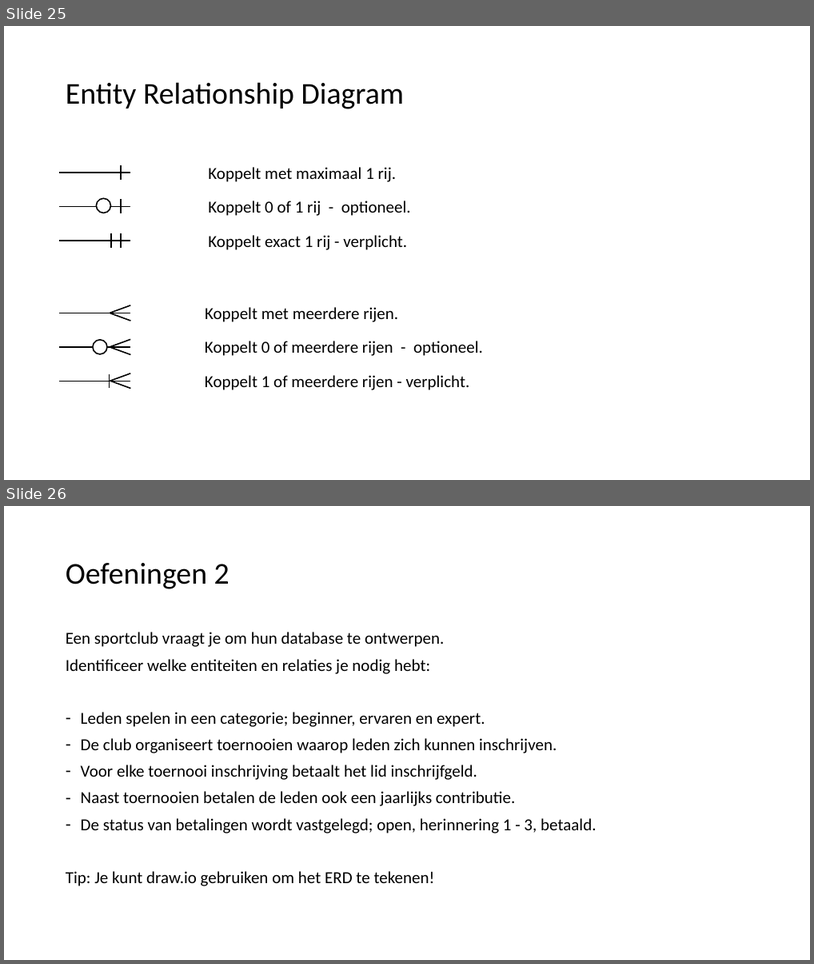
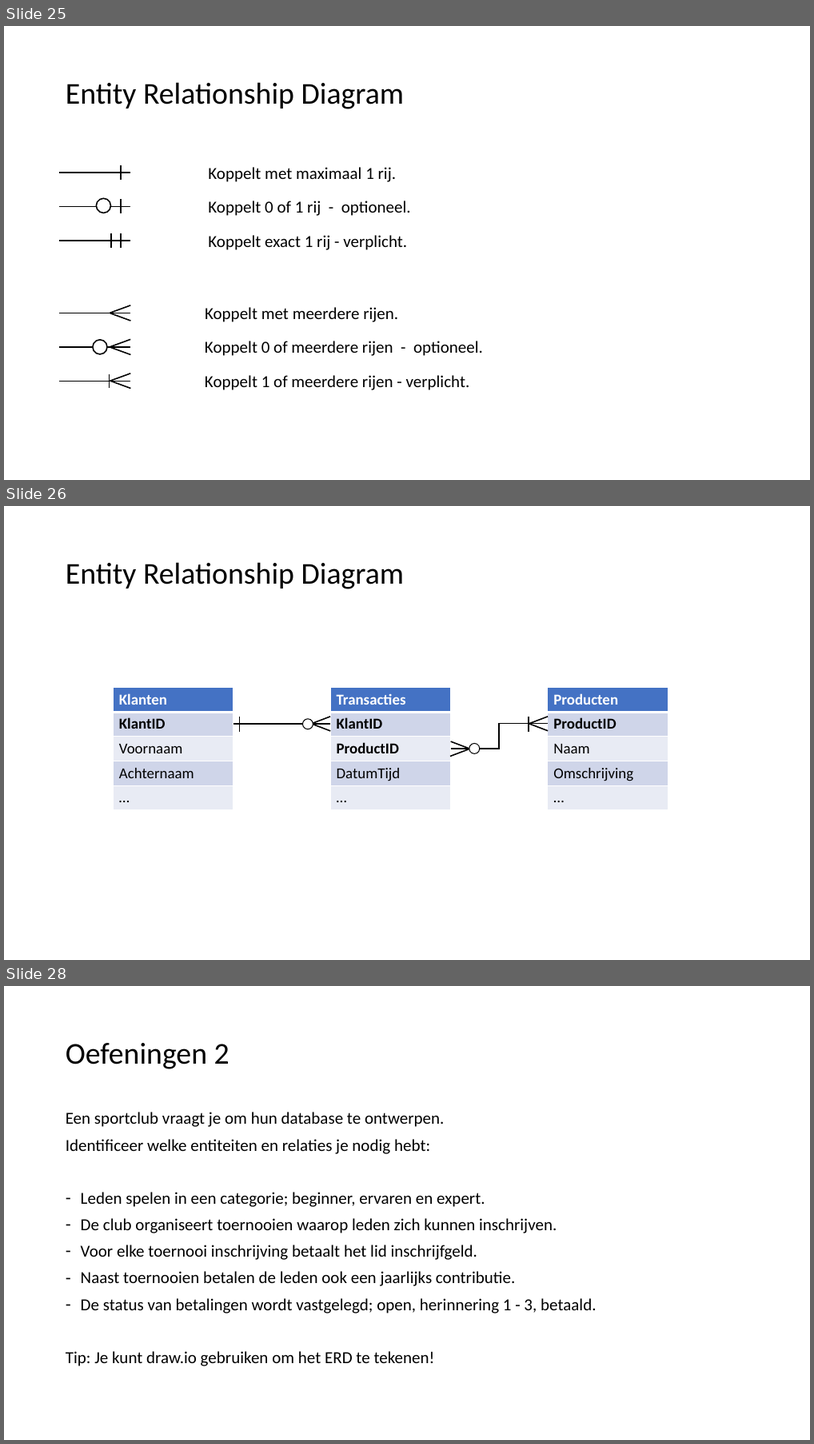
Before and after one commit to LFKoning/sql-cursus, a slide deck: 2_database_design/2_database_design.pptx. Shown one above the other, each under a label of ours: slides 25 and 26 before the commit, slides 25, 26 and 28 after it; the slides between them are not shown. The pictures are 814x964 and 814x1444 pixels, drawn with LibreOffice and Linux fonts; fonts in the diff are those of the drawing. Boxes give left, top, right and bottom in pixels: in the first picture for what was removed or moved away, otherwise in the second. Text is boxed around its words. In the diff, an @@ line names an element or a change of style, - is before the commit and + after.

```diff
--- a/2_database_design/2_database_design.pptx
+++ b/2_database_design/2_database_design.pptx
@@ slide 26 added at (4,506,810,960), background #FFFFFF @@
@@ title added at (66,562,404,589), 36 pt, text #000000 @@
+Entity Relationship Diagram
@@ table added at (113,688,234,810), 5 rows, 1 columns @@
+Klanten
+KlantID
+Voornaam
+Achternaam
+…
@@ table added at (330,688,451,810), 5 rows, 1 columns @@
+Transacties
+KlantID
+ProductID
+DatumTijd
+…
@@ table added at (548,688,668,810), 5 rows, 1 columns @@
+Producten
+ProductID
+Naam
+Omschrijving
+…
@@ line added from (240, 716) to (240, 732), #000000 1.5 pt @@
@@ ellipse added at (303,719,313,729), fill #FFFFFF, outline #000000 1 pt @@
@@ line added from (312, 723) to (330, 716), #000000 1.5 pt @@
@@ line added from (529, 716) to (529, 732), #000000 1.5 pt @@
@@ line added from (530, 723) to (549, 716), #000000 1.5 pt @@
@@ line added from (234, 723) to (330, 723), #000000 1.5 pt @@
@@ line added from (312, 724) to (330, 731), #000000 1.5 pt @@
@@ elbow line added from (451, 748) to (548, 723), #000000 1.5 pt @@
@@ line added from (470, 748) to (451, 741), #000000 1.5 pt @@
@@ ellipse added at (470,743,480,753), fill #FFFFFF, outline #000000 1 pt @@
@@ line added from (549, 731) to (530, 724), #000000 1.5 pt @@
@@ line added from (450, 756) to (470, 749), #000000 1.5 pt @@
@@ what was slide 26 is now slide 28 @@
```
Also in this commit, not shown: 2 slides changed, 2 other slides added, 1 slide removed.
